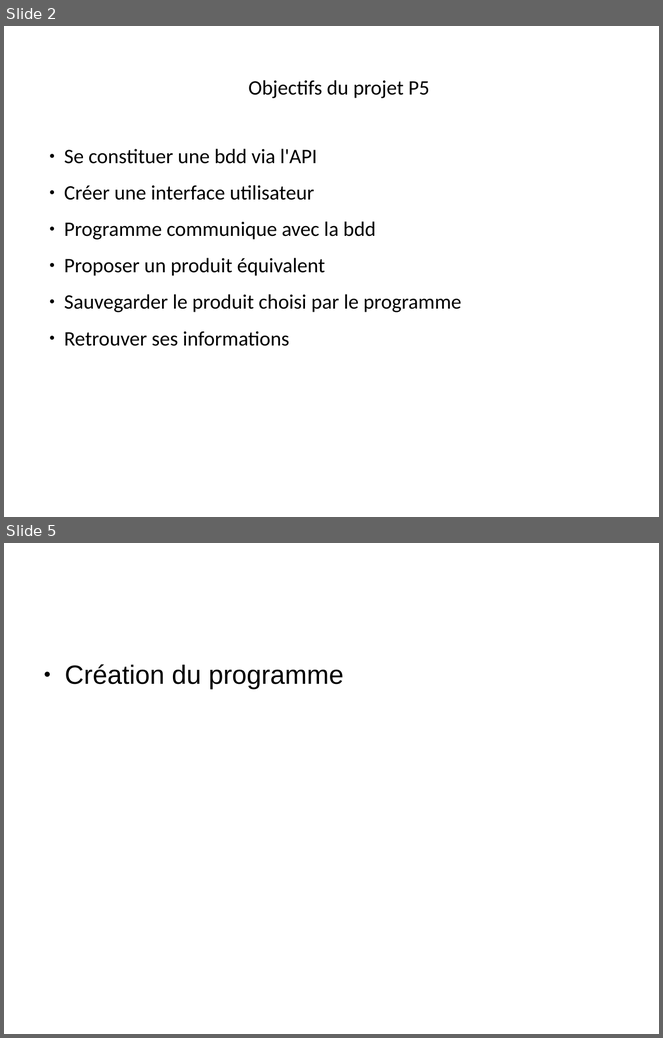
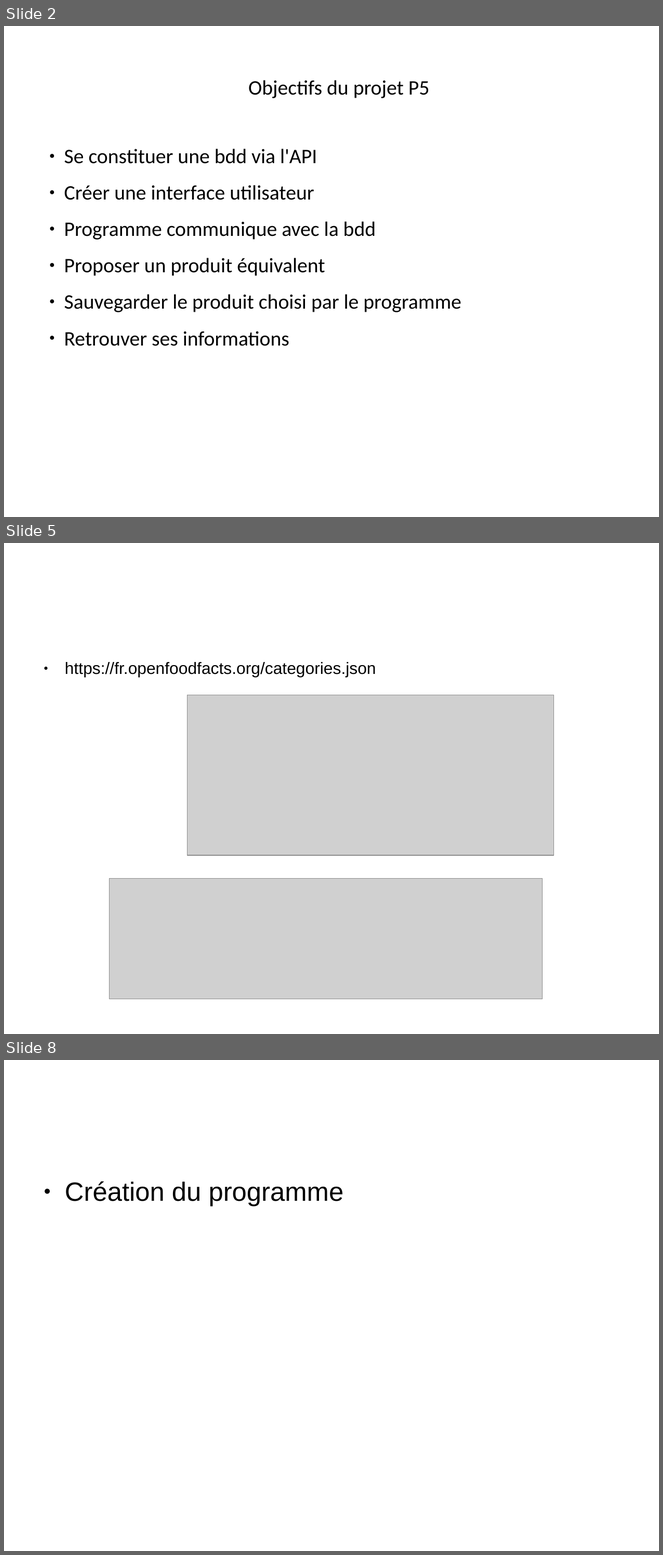
Before and after one commit to Hyperyon/p5-open-food-facts, a slide deck: docs/Présentation P5.odp. Shown one above the other, each under a label of ours: slides 2 and 5 before the commit, slides 2, 5 and 8 after it; the slides between them are not shown. The pictures are 663x1038 and 663x1555 pixels, drawn with LibreOffice and Linux fonts; fonts in the diff are those of the drawing; grey boxes stand for pictures. Boxes give left, top, right and bottom in pixels: in the first picture for what was removed or moved away, otherwise in the second. Text is boxed around its words. In the diff, an @@ line names an element or a change of style, - is before the commit and + after.

```diff
--- a/docs/Présentation P5.odp
+++ b/docs/Présentation P5.odp
@@ slide 5 added at (4,543,659,1034), background #FFFFFF @@
@@ text added at (65,662,376,677), 20 pt, text #000000 @@
+● https://fr.openfoodfacts.org/categories.json
@@ picture added at (188,695,555,856) @@
@@ picture added at (109,879,543,1000) @@
@@ what was slide 5 is now slide 8 @@
```
Also in this commit, not shown: 2 slides changed, 2 other slides added.
